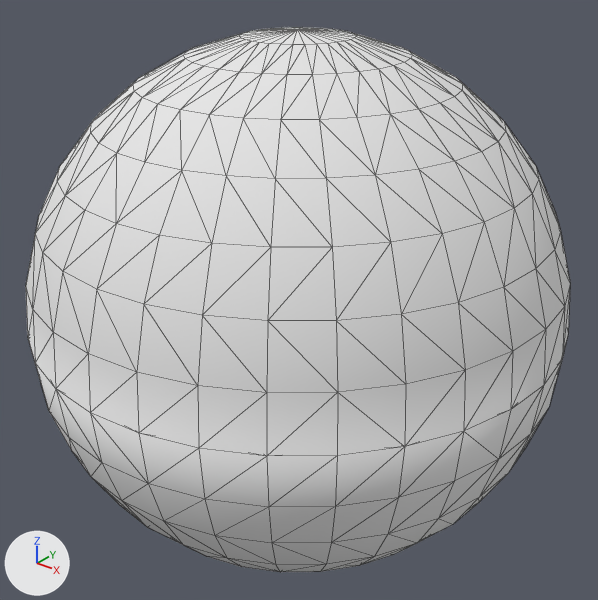
The OBJ model data/geo/sphere.obj: old version first, new version second.
Rendered twice from a 50 mm lens placed at (1.803, -2.249, 1.394), pointed at (0.003, 0.002, -0.001). The lights are fixed; the arrows at lower left show +X, +Y and +Z. Mesh edges are drawn as thin lines. Where no turn or scale is listed for an object, it has been applied to the vertices.

The first picture shows 'Sphere_Sphere.002'.
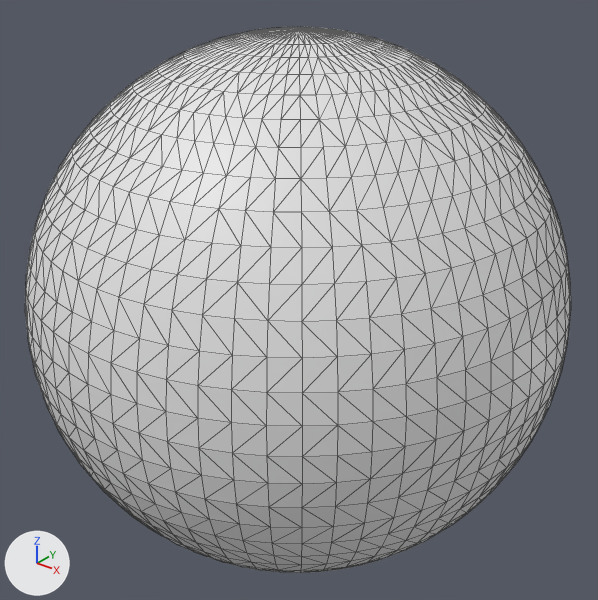
What differs and where, as boxes (x1, y1, x2, y2) in the pictures (598 x 600 px):
'Sphere_Sphere.002', reshaped
    before: (26, 27, 570, 572)
    after: (25, 27, 571, 573)
part 1 of me_sphere_sphere_002, added
    after: (25, 27, 571, 573)

The change, as a diff of the scene's bpy script:
```diff
--- a/data/geo/sphere.obj.py
+++ b/data/geo/sphere.obj.py
@@ me_sphere_sphere_002 @@
 # used by ob_sphere_sphere_002; location = (0.0, 0.0, 0.0)
-me_sphere_sphere_002.from_pydata(...)  # 482 vertices, 990 faces; spans x -1.0..1.0, y -1.0..1.0, z -1.0..1.0
-me_sphere_sphere_002.materials.append(mat_none)  # white #e7e7e7
+me_sphere_sphere_002.from_pydata(...)  # 1986 vertices, 3968 faces; spans x -1.0..1.0, y -1.0..1.0, z -1.0..1.0
+# me_sphere_sphere_002 part 1: 1504 vertices added at x -1.0..1.0, y -1.0..1.0, z -1.0..1.0
```
